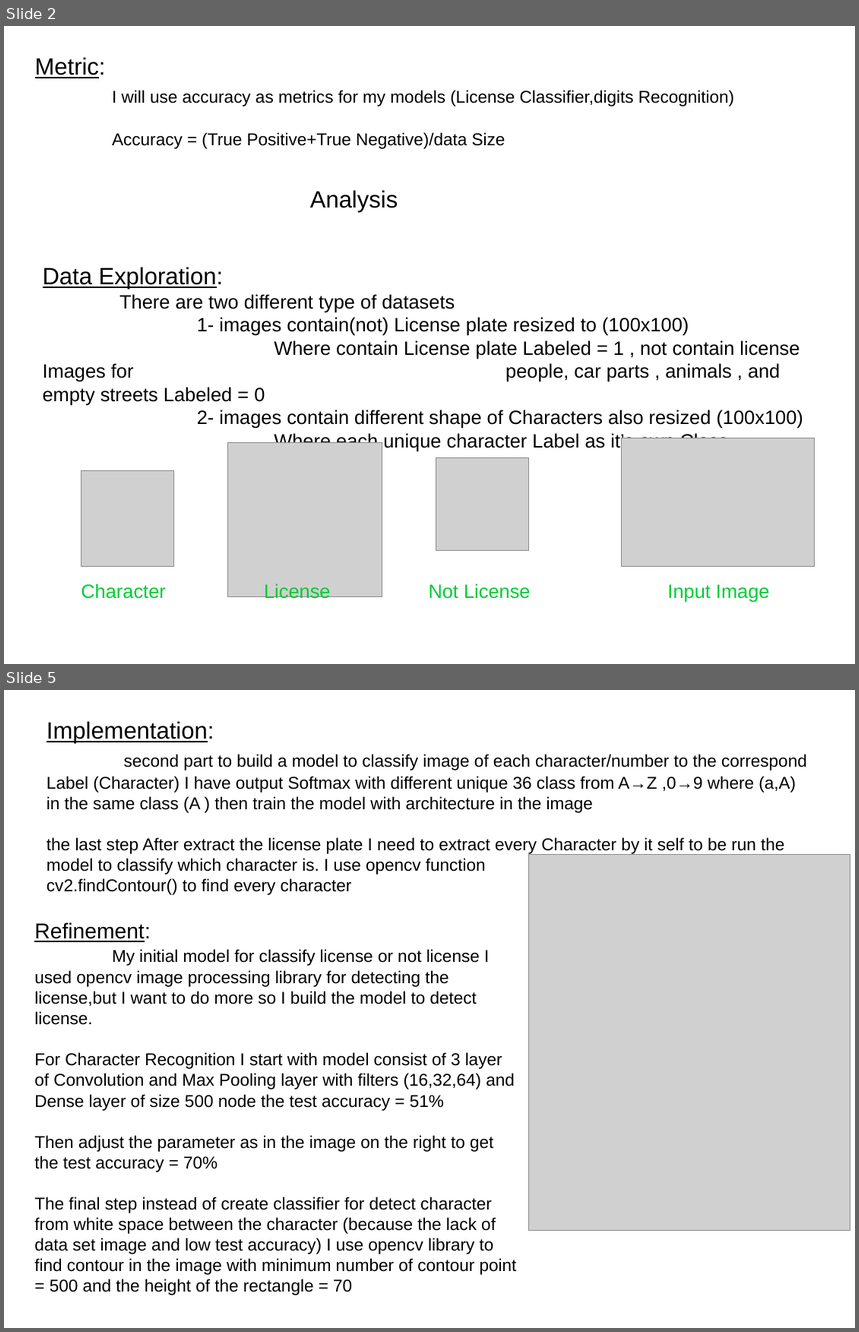
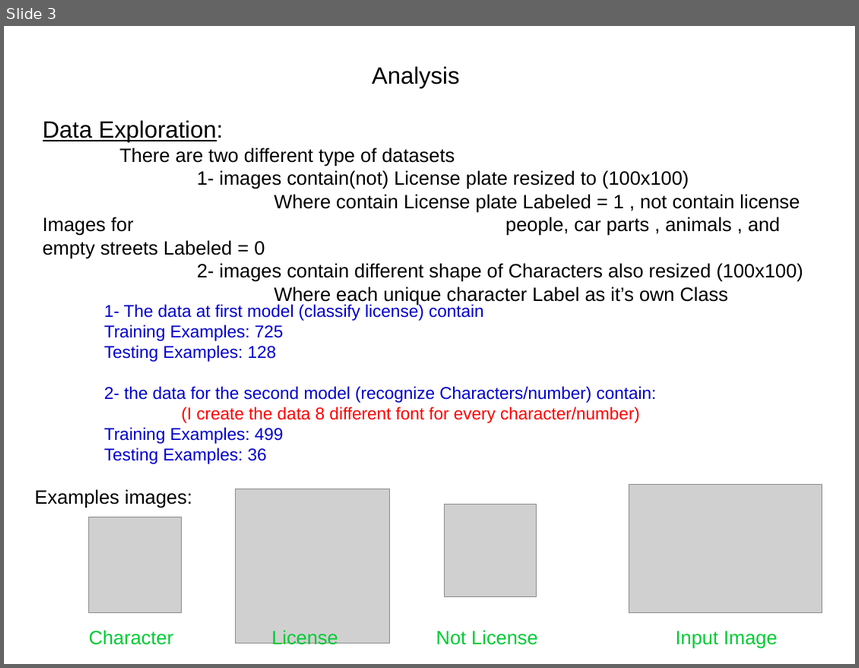
Before and after one commit to Gelboo/finalProject-LicencePlate-, a slide deck: project report.odp. Shown one above the other, each under a label of ours: slides 2 and 5 before the commit, slide 3 after it; the slides between them are not shown. The pictures are 859x1332 and 859x668 pixels, drawn with LibreOffice and Linux fonts; fonts in the diff are those of the drawing; grey boxes stand for pictures. Boxes give left, top, right and bottom in pixels: in the first picture for what was removed or moved away, otherwise in the second. Text is boxed around its words. In the diff, an @@ line names an element or a change of style, - is before the commit and + after.

Commit message:
After Review

```diff
--- a/project report.odp
+++ b/project report.odp
@@ slide 5 removed at box(4, 690, 855, 1328), background #FFFFFF @@
@@ title removed at box(47, 721, 807, 895) @@
-Implementation:
-second part to build a model to classify image of each character/number to the correspond Label (Character) I have output Softmax with different unique 36 class from A→Z ,0→9 where (a,A) in the same class (A ) then train the model with architecture in the image
-the last step After extract the license plate I need to extract every Character by it self to be run the model to classify which character is. I use opencv function
-cv2.findContour() to find every character
@@ picture removed at box(529, 854, 851, 1230) @@
@@ text removed at box(34, 923, 517, 1296) @@
-Refinement:
-My initial model for classify license or not license I used opencv image processing library for detecting the license,but I want to do more so I build the model to detect license.
-For Character Recognition I start with model consist of 3 layer of Convolution and Max Pooling layer with filters (16,32,64) and Dense layer of size 500 node the test accuracy = 51%
-Then adjust the parameter as in the image on the right to get the test accuracy = 70%
-The final step instead of create classifier for detect character from white space between the character (because the lack of data set image and low test accuracy) I use opencv library to find contour in the image with minimum number of contour point = 500 and the height of the rectangle = 70
@@ what was slide 2 is now slide 3 @@
@@ slide 3 changed as well @@
@@ title removed at box(35, 57, 734, 149) @@
-Metric:
-I will use accuracy as metrics for my models (License Classifier,digits Recognition)
-Accuracy = (True Positive+True Negative)/data Size
@@ text "Analysis": place and size @@
-text "Analysis" at box(310, 190, 398, 212)
+text "Analysis" at box(372, 66, 459, 89)
@@ text "Data Exploration:": place and size @@
-text "Data Exploration:" at box(43, 267, 804, 452)
+text "Data Exploration:" at box(43, 120, 804, 305)
@@ text added at box(104, 303, 657, 465), 16 pt, text #0000CC @@
+1- The data at first model (classify license) contain
+Training Examples: 725
+Testing Examples: 128
+2- the data for the second model (recognize Characters/number) contain:
+(I create the data 8 different font for every character/number)
+Training Examples: 499
+Testing Examples: 36
@@ text added at box(34, 490, 192, 509), 18 pt, text #000000 @@
+Examples images:
@@ 4 pictures, 4 texts: place and size @@
-4 pictures, 4 texts at box(81, 439, 815, 603)
+4 pictures, 4 texts at box(89, 485, 823, 649)
```
Also in this commit, not shown: 2 other slides changed, 10 slides added, 3 other slides removed, 10 other files.
